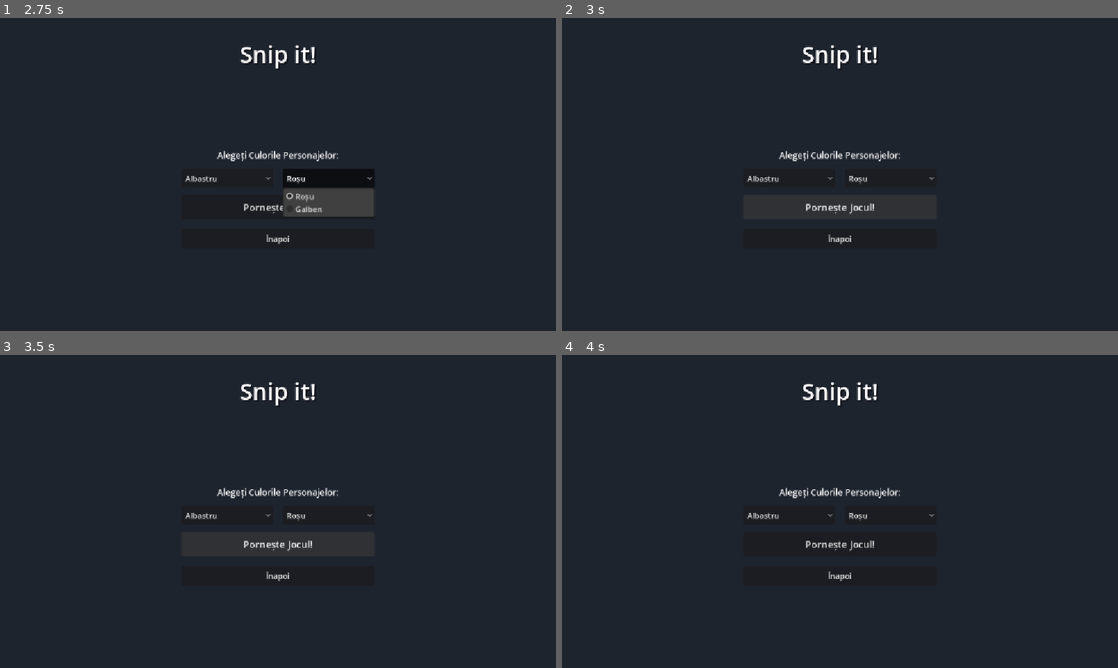
Above: before the commit, frames 1-4 (two rows, left to right).
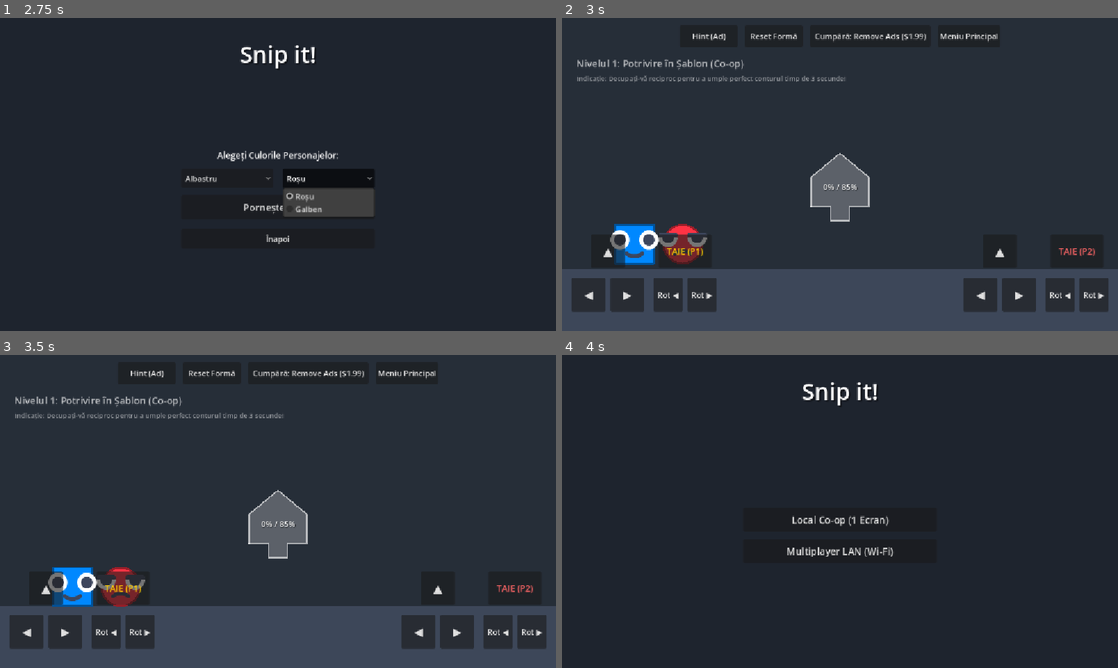
Above: after the commit, the same moments.

Repository: notfresh11/Snip-it-
Game: Godot game, scene res://src/ui/LobbyMenu.tscn
The game is run twice, just before and just after one commit, with the same random seed, the same clock (stepped at 60 frames per second) and the same inputs.
Inputs (mouse positions are in pixels of both pictures, inside the frame that each line leads up to):
- Up to frame 1 (2.75 s): click "Local Co-op (1 Ecran)" at 0.5 s; click "Albastru" at 1.25 s; click "Roșu" at 2 s
- Up to frame 2 (3 s): click "Pornește Jocul!" at 2.75 s
- Up to frame 3 (3.5 s): no input
- Up to frame 4 (4 s): click (967, 373) at 3.5 s, where only the run after the commit has a clickable "Meniu Principal"

Frame 1 is identical in both runs. In frame 2, 21% of the frame differs, in the area x 0-100%, y 4-100%; in frame 3, 21%; in frame 4, 1.2%.

Commit message:
Refactor: Fixed all Godot 4 parse errors, refactored PackedVector2Arrays to single line and resolved Shoelace formula and dynamic singleton autoload issues.
Co-authored-by: notfresh11 <214822233+notfresh11@users.noreply.github.com>

Diff:
--- a/node_2d.tscn
+++ /dev/null
@@ -1,3 +0,0 @@
-[gd_scene format=3 uid="uid://dddynqwl4xx15"]
-
-[node name="Node2D" type="Node2D" unique_id=1318368375]
--- a/src/autoload/GameManager.gd
+++ b/src/autoload/GameManager.gd
@@ -65,4 +65,4 @@
 func go_to_lobby() -> void:
 	is_lan_play = false
 	is_host = false
-	get_tree().change_scene_to_file("res://res://src/ui/LobbyMenu.tscn" if FileAccess.file_exists("res://res://src/ui/LobbyMenu.tscn") else "res://src/ui/LobbyMenu.tscn")
+	get_tree().change_scene_to_file("res://src/ui/LobbyMenu.tscn")
--- a/src/levels/BaseLevel.tscn
+++ b/src/levels/BaseLevel.tscn
@@ -25,32 +25,11 @@
 collision_mask = 3
 
 [node name="CollisionPolygon2D" type="CollisionPolygon2D" parent="StaticBoundaries"]
-polygon = PackedVector2Array(
-	Vector2(0, 0),
-	Vector2(1152, 0),
-	Vector2(1152, 648),
-	Vector2(0, 648),
-	Vector2(0, 0),
-	Vector2(-20, -20),
-	Vector2(-20, 668),
-	Vector2(1172, 668),
-	Vector2(1172, -20),
-	Vector2(-20, -20)
-)
+polygon = PackedVector2Array(0, 0, 1152, 0, 1152, 648, 0, 648, 0, 0, -20, -20, -20, 668, 1172, 668, 1172, -20, -20, -20)
 
 [node name="GroundVisual" type="Polygon2D" parent="StaticBoundaries"]
 color = Color(0.24, 0.28, 0.35, 1.0)
-polygon = PackedVector2Array(
-	Vector2(0, 520),
-	Vector2(1152, 520),
-	Vector2(1152, 648),
-	Vector2(0, 648)
-)
+polygon = PackedVector2Array(0, 520, 1152, 520, 1152, 648, 0, 648)
 
 [node name="GroundCollision" type="CollisionPolygon2D" parent="StaticBoundaries"]
-polygon = PackedVector2Array(
-	Vector2(0, 520),
-	Vector2(1152, 520),
-	Vector2(1152, 648),
-	Vector2(0, 648)
-)
+polygon = PackedVector2Array(0, 520, 1152, 520, 1152, 648, 0, 648)
--- a/src/levels/Level1_Stencil.tscn
+++ b/src/levels/Level1_Stencil.tscn
@@ -29,17 +29,9 @@
 position = Vector2(576, 350)
 
 [node name="Polygon2D" parent="StencilShape" index="0"]
-polygon = PackedVector2Array([
-	Vector2(-60, 40), Vector2(-60, -20), Vector2(0, -70),
-	Vector2(60, -20), Vector2(60, 40), Vector2(20, 40),
-	Vector2(20, 70), Vector2(-20, 70), Vector2(-20, 40)
-])
+polygon = PackedVector2Array(-60, 40, -60, -20, 0, -70, 60, -20, 60, 40, 20, 40, 20, 70, -20, 70, -20, 40)
 
 [node name="CollisionPolygon2D" parent="StencilShape" index="1"]
-polygon = PackedVector2Array([
-	Vector2(-60, 40), Vector2(-60, -20), Vector2(0, -70),
-	Vector2(60, -20), Vector2(60, 40), Vector2(20, 40),
-	Vector2(20, 70), Vector2(-20, 70), Vector2(-20, 40)
-])
+polygon = PackedVector2Array(-60, 40, -60, -20, 0, -70, 60, -20, 60, 40, 20, 40, 20, 70, -20, 70, -20, 40)
 
 [connection signal="stencil_completed" from="StencilShape" to="." method="complete_level"]
--- a/src/levels/Level2_Transport.tscn
+++ b/src/levels/Level2_Transport.tscn
@@ -17,18 +17,10 @@
 
 [node name="GroundVisual" parent="StaticBoundaries" index="1"]
 color = Color(0.24, 0.28, 0.35, 1.0)
-polygon = PackedVector2Array(
-	Vector2(0, 520), Vector2(400, 520), Vector2(400, 648),
-	Vector2(800, 648), Vector2(800, 520), Vector2(1152, 520),
-	Vector2(1152, 648), Vector2(0, 648)
-)
+polygon = PackedVector2Array(0, 520, 400, 520, 400, 648, 800, 648, 800, 520, 1152, 520, 1152, 648, 0, 648)
 
 [node name="GroundCollision" parent="StaticBoundaries" index="2"]
-polygon = PackedVector2Array(
-	Vector2(0, 520), Vector2(400, 520), Vector2(400, 648),
-	Vector2(800, 648), Vector2(800, 520), Vector2(1152, 520),
-	Vector2(1152, 648), Vector2(0, 648)
-)
+polygon = PackedVector2Array(0, 520, 400, 520, 400, 648, 800, 648, 800, 520, 1152, 520, 1152, 648, 0, 648)
 
 [node name="LevelTitle" type="Label" parent="." index="2"]
 offset_left = 30.0
@@ -58,15 +50,7 @@
 
 [node name="SpikesVisual" type="Polygon2D" parent="SpikesArea" index="1"]
 color = Color(0.9, 0.2, 0.2, 0.8)
-polygon = PackedVector2Array([
-	Vector2(-200, 20), Vector2(-180, -20), Vector2(-160, 20),
-	Vector2(-140, -20), Vector2(-120, 20), Vector2(-100, -20),
-	Vector2(-80, 20), Vector2(-60, -20), Vector2(-40, 20),
-	Vector2(-20, -20), Vector2(0, 20), Vector2(20, -20),
-	Vector2(40, 20), Vector2(60, -20), Vector2(80, 20),
-	Vector2(100, -20), Vector2(120, 20), Vector2(140, -20),
-	Vector2(160, 20), Vector2(180, -20), Vector2(200, 20)
-])
+polygon = PackedVector2Array(-200, 20, -180, -20, -160, 20, -140, -20, -120, 20, -100, -20, -80, 20, -60, -20, -40, 20, -20, -20, 0, 20, 20, -20, 40, 20, 60, -20, 80, 20, 100, -20, 120, 20, 140, -20, 160, 20, 180, -20, 200, 20)
 
 [node name="BasketArea" type="Area2D" parent="." index="5"]
 position = Vector2(1000, 480)
@@ -78,11 +62,7 @@
 
 [node name="BasketVisual" type="Polygon2D" parent="BasketArea" index="1"]
 color = Color(0.2, 0.8, 0.9, 0.7)
-polygon = PackedVector2Array([
-	Vector2(-30, -20), Vector2(-30, 20), Vector2(30, 20),
-	Vector2(30, -20), Vector2(24, -20), Vector2(24, 14),
-	Vector2(-24, 14), Vector2(-24, -20)
-])
+polygon = PackedVector2Array(-30, -20, -30, 20, 30, 20, 30, -20, 24, -20, 24, 14, -24, 14, -24, -20)
 
 [node name="PhysicalBall" parent="." index="6" instance=ExtResource("3_ball")]
 position = Vector2(150, 200)
--- a/src/levels/Level3_Trigger.tscn
+++ b/src/levels/Level3_Trigger.tscn
@@ -39,14 +39,10 @@
 
 [node name="Visual" type="Polygon2D" parent="TunnelCeiling" index="0"]
 color = Color(0.24, 0.28, 0.35, 1.0)
-polygon = PackedVector2Array([
-	Vector2(450, 320), Vector2(750, 320), Vector2(750, 480), Vector2(450, 480)
-])
+polygon = PackedVector2Array(450, 320, 750, 320, 750, 480, 450, 480)
 
 [node name="Collision" type="CollisionPolygon2D" parent="TunnelCeiling" index="1"]
-polygon = PackedVector2Array([
-	Vector2(450, 320), Vector2(750, 320), Vector2(750, 480), Vector2(450, 480)
-])
+polygon = PackedVector2Array(450, 320, 750, 320, 750, 480, 450, 480)
 
 [node name="PressureButton" parent="." index="5" instance=ExtResource("3_button")]
 position = Vector2(700, 520)
@@ -61,9 +57,7 @@
 
 [node name="Visual" type="Polygon2D" parent="BlockingWall" index="1"]
 color = Color(0.9, 0.6, 0.1, 1.0)
-polygon = PackedVector2Array([
-	Vector2(-20, -75), Vector2(20, -75), Vector2(20, 75), Vector2(-20, 75)
-])
+polygon = PackedVector2Array(-20, -75, 20, -75, 20, 75, -20, 75)
 
 [node name="WinArea" type="Area2D" parent="." index="7"]
 position = Vector2(1050, 470)
@@ -75,9 +69,7 @@
 
 [node name="WinVisual" type="Polygon2D" parent="WinArea" index="1"]
 color = Color(0.2, 0.9, 0.4, 0.3)
-polygon = PackedVector2Array([
-	Vector2(-40, -50), Vector2(40, -50), Vector2(40, 50), Vector2(-40, 50)
-])
+polygon = PackedVector2Array(-40, -50, 40, -50, 40, 50, -40, 50)
 
 [node name="WinLabel" type="Label" parent="WinArea" index="2"]
 offset_left = -40.0
--- a/src/objects/PhysicalBall.tscn
+++ b/src/objects/PhysicalBall.tscn
@@ -16,16 +16,8 @@
 
 [node name="ColorBall" type="Polygon2D" parent="."]
 color = Color(0.9, 0.4, 0.1, 1.0)
-polygon = PackedVector2Array([
-	Vector2(-24, 0), Vector2(-22, 10), Vector2(-17, 17), Vector2(-10, 22),
-	Vector2(0, 24), Vector2(10, 22), Vector2(17, 17), Vector2(22, 10),
-	Vector2(24, 0), Vector2(22, -10), Vector2(17, -17), Vector2(-10, -22),
-	Vector2(0, -24), Vector2(-10, -22), Vector2(-17, -17), Vector2(-22, -10)
-])
+polygon = PackedVector2Array(-24, 0, -22, 10, -17, 17, -10, 22, 0, 24, 10, 22, 17, 17, 22, 10, 24, 0, 22, -10, 17, -17, -10, -22, 0, -24, -10, -22, -17, -17, -22, -10)
 
 [node name="CoreBall" type="Polygon2D" parent="ColorBall"]
 color = Color(1.0, 0.6, 0.2, 1.0)
-polygon = PackedVector2Array([
-	Vector2(-12, 0), Vector2(-8, 8), Vector2(0, 12), Vector2(8, 8),
-	Vector2(12, 0), Vector2(8, -8), Vector2(0, -12), Vector2(-8, -8)
-])
+polygon = PackedVector2Array(-12, 0, -8, 8, 0, 12, 8, 8, 12, 0, 8, -8, 0, -12, -8, -8)
--- a/src/objects/PressureButton.tscn
+++ b/src/objects/PressureButton.tscn
@@ -16,12 +16,8 @@
 
 [node name="VisualBase" type="Polygon2D" parent="."]
 color = Color(0.3, 0.35, 0.4, 1.0)
-polygon = PackedVector2Array([
-	Vector2(-30, 8), Vector2(30, 8), Vector2(25, 0), Vector2(-25, 0)
-])
+polygon = PackedVector2Array(-30, 8, 30, 8, 25, 0, -25, 0)
 
 [node name="VisualPlate" type="Polygon2D" parent="."]
 color = Color(0.9, 0.2, 0.3, 1.0)
-polygon = PackedVector2Array([
-	Vector2(-22, 0), Vector2(22, 0), Vector2(20, -10), Vector2(-20, -10)
-])
+polygon = PackedVector2Array(-22, 0, 22, 0, 20, -10, -20, -10)
